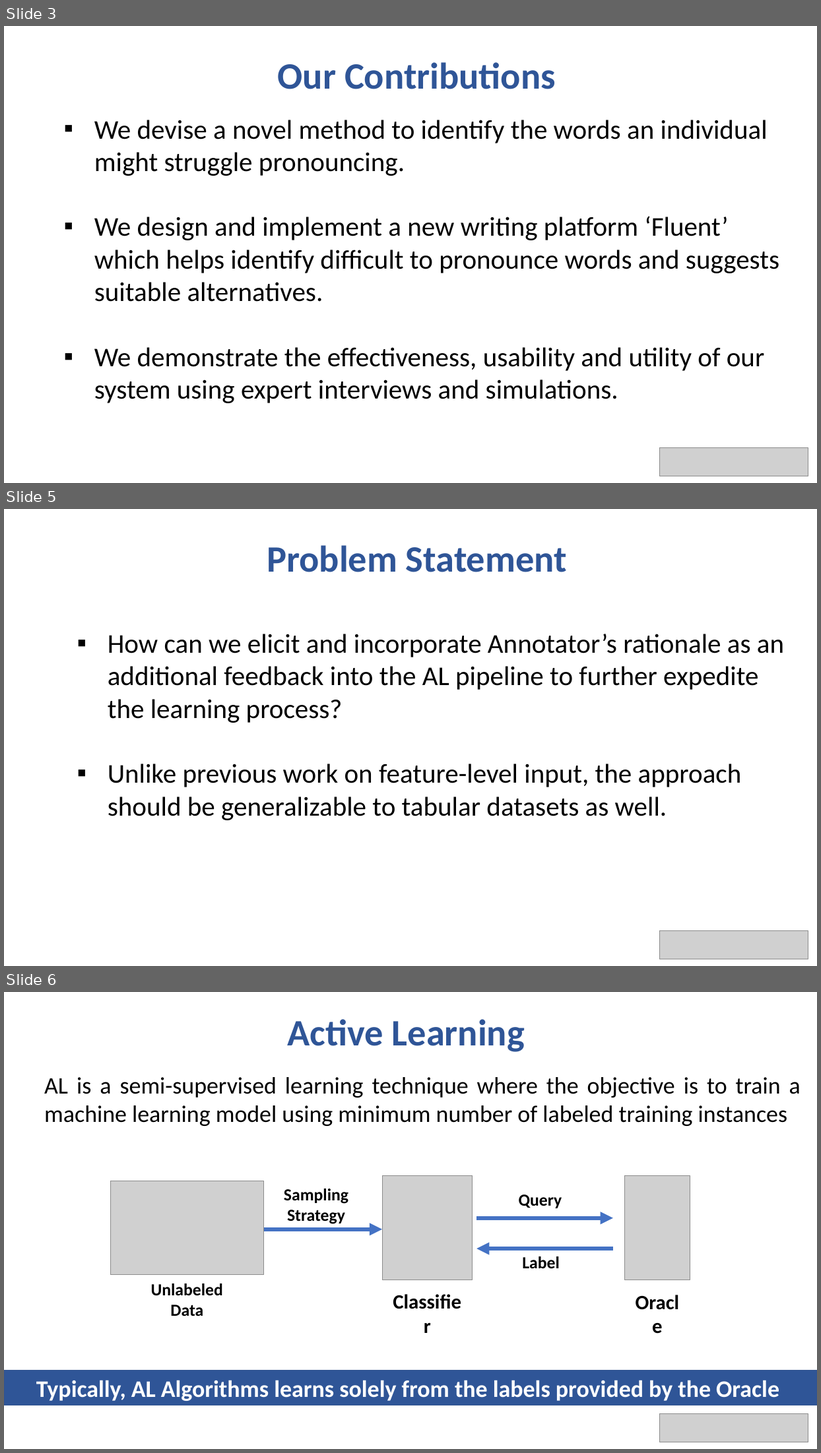
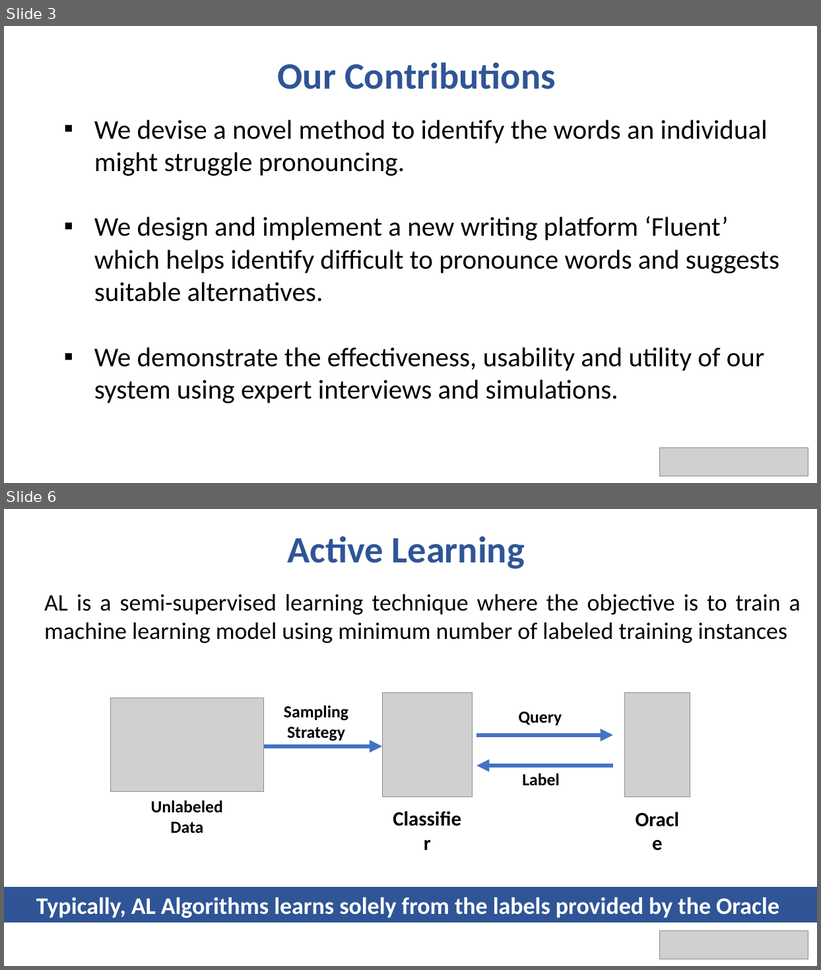
Before and after one commit to bhavyaghai/Fluent, a slide deck: presentation.pptx. Shown one above the other, each under a label of ours: slides 3, 5 and 6 before the commit, slides 3 and 6 after it; the slides between them are not shown. The pictures are 821x1453 and 821x970 pixels, drawn with LibreOffice and Linux fonts; fonts in the diff are those of the drawing; grey boxes stand for pictures. Boxes give left, top, right and bottom in pixels: in the first picture for what was removed or moved away, otherwise in the second. Text is boxed around its words. In the diff, an @@ line names an element or a change of style, - is before the commit and + after.

```diff
--- a/presentation.pptx
+++ b/presentation.pptx
@@ slide 5 removed at (4,509,817,966), background #FFFFFF @@
@@ text removed at (267,545,567,572) @@
-Problem Statement
@@ text removed at (108,634,784,821) @@
-▪ How can we elicit and incorporate Annotator’s rationale as an additional feedback into the AL pipeline to further expedite the learning process?
-▪ Unlike previous work on feature-level input, the approach should be generalizable to tabular datasets as well.
@@ picture removed at (660,931,809,960) @@
```
Also in this commit, not shown: 1 slide changed, 4 slides added, 1 other slide removed, 11 other files.
